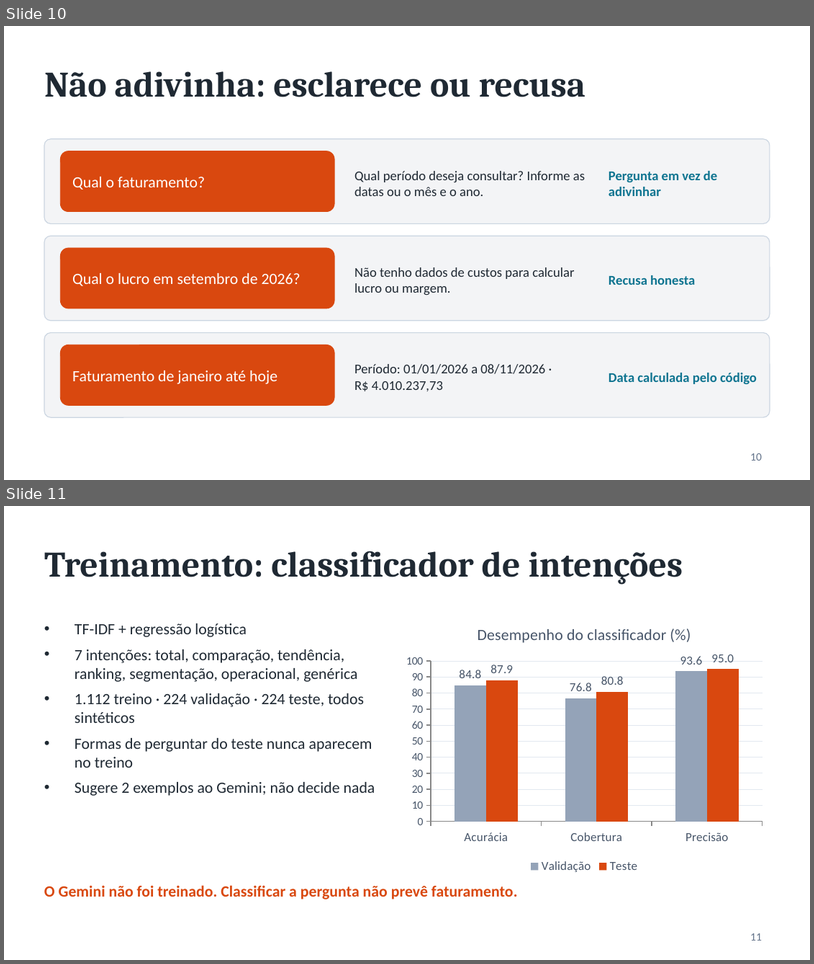
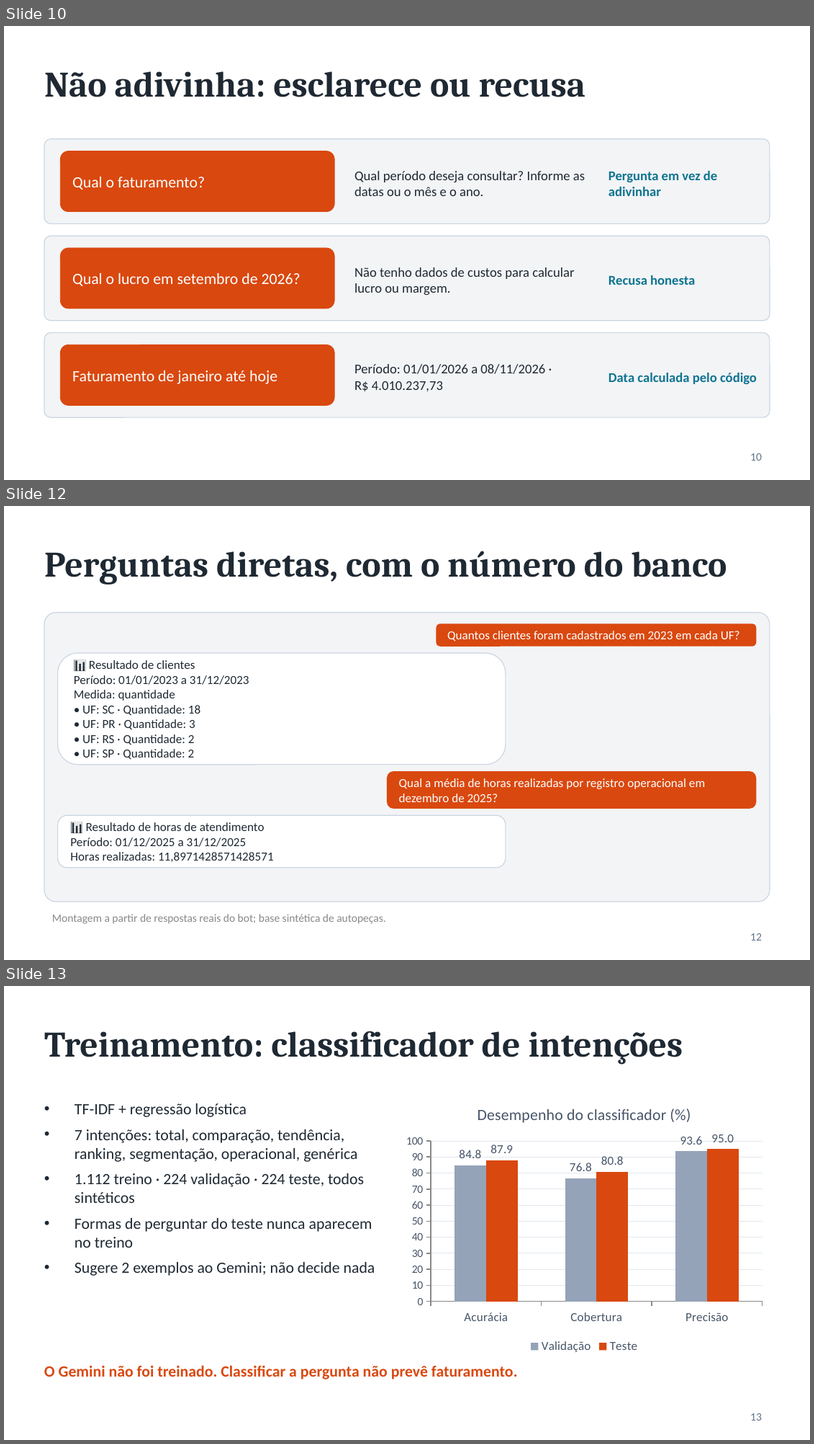
Before and after one commit to arthurhassuma/Asst.-Conversacional-de-BI-via-Aplicativo-de-Mensagens-com-IA, a slide deck: docs/entregaveis/apresentacao-projeto.pptx. Shown one above the other, each under a label of ours: slides 10 and 11 before the commit, slides 10, 12 and 13 after it; the slides between them are not shown. The pictures are 814x964 and 814x1444 pixels, drawn with LibreOffice and Linux fonts; fonts in the diff are those of the drawing. Boxes give left, top, right and bottom in pixels: in the first picture for what was removed or moved away, otherwise in the second. Text is boxed around its words. In the diff, an @@ line names an element or a change of style, - is before the commit and + after.

```diff
--- a/docs/entregaveis/apresentacao-projeto.pptx
+++ b/docs/entregaveis/apresentacao-projeto.pptx
@@ slide 12 added at [4,506,810,960], background #FFFFFF @@
@@ title added at [44,551,728,584], 32 pt, text #1F2933, bold @@
+Perguntas diretas, com o número do banco
@@ rounded rectangle added at [44,613,770,901], fill #F3F4F6, outline #CBD5E1 0.75 pt @@
@@ rounded rectangle added at [436,624,756,646], fill #D9480F, 11 pt, text #FFFFFF @@
+Quantos clientes foram cadastrados em 2023 em cada UF?
@@ rounded rectangle added at [58,653,507,764], fill #FFFFFF, outline #CBD5E1 0.75 pt, 11 pt, text #1F2933 @@
+📊 Resultado de clientes
+Período: 01/01/2023 a 31/12/2023
+Medida: quantidade
+• UF: SC · Quantidade: 18
+• UF: PR · Quantidade: 3
+• UF: RS · Quantidade: 2
+• UF: SP · Quantidade: 2
@@ rounded rectangle added at [387,771,756,808], fill #D9480F, 11 pt, text #FFFFFF @@
+Qual a média de horas realizadas por registro operacional em dezembro de 2025?
@@ rounded rectangle added at [58,815,507,867], fill #FFFFFF, outline #CBD5E1 0.75 pt, 11 pt, text #1F2933 @@
+📊 Resultado de horas de atendimento
+Período: 01/12/2025 a 31/12/2025
+Horas realizadas: 11,8971428571428571
@@ text added at [52,914,386,924], 10 pt, text #898989 @@
+Montagem a partir de respostas reais do bot; base sintética de autopeças.
@@ page number added at [751,933,762,940], 10 pt, text #64748B @@
+12
@@ what was slide 11 is now slide 13 @@
@@ page number at [751,1413,762,1420]: text changed @@
-11
+13
```
Also in this commit, not shown: 1 slide changed, 1 other slide added, 9 other files.
